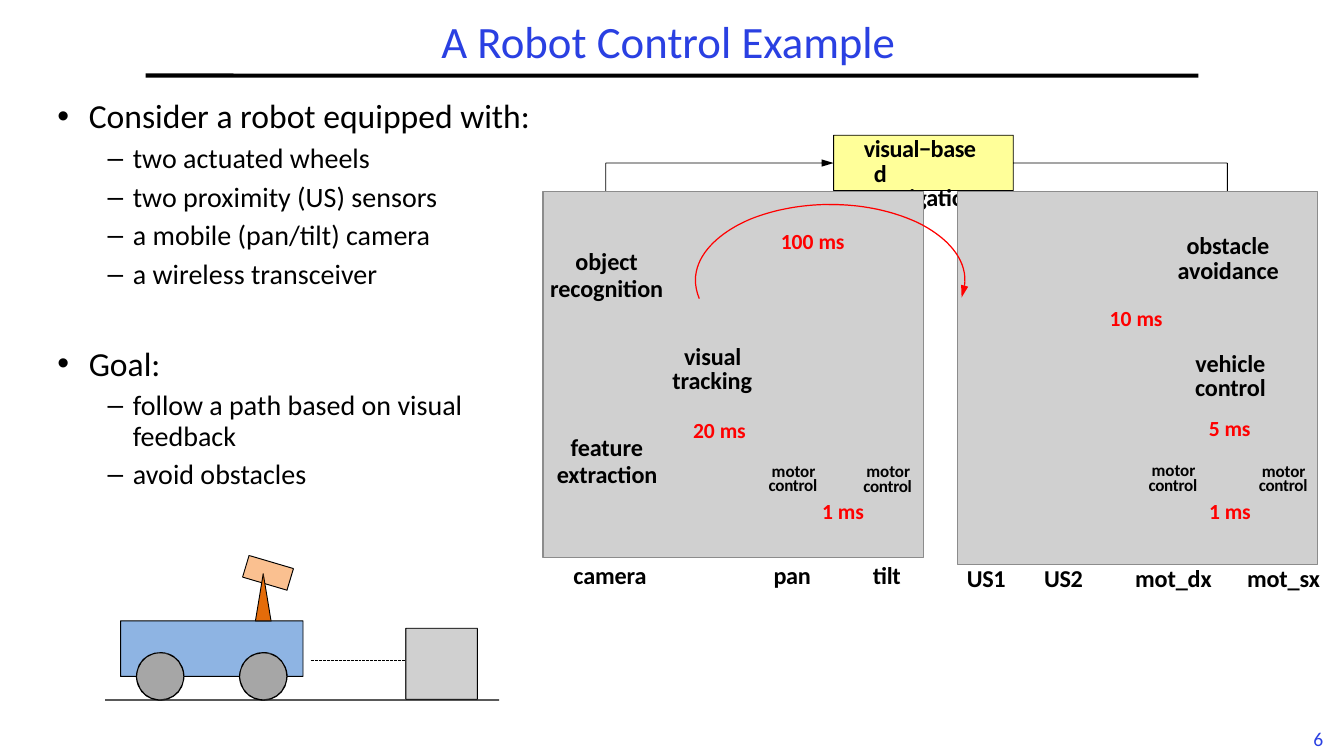
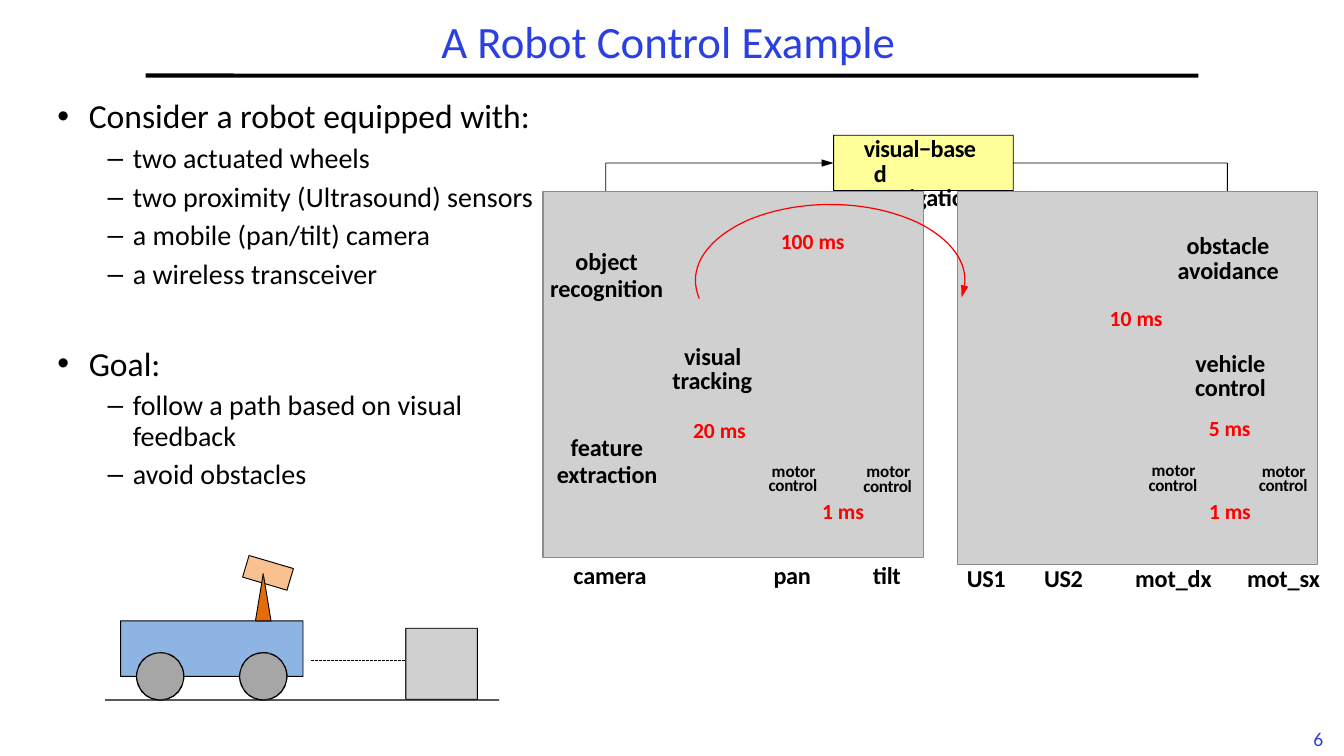
Before and after one commit to guhofstra/CSC256Fa25, a slide deck: slide 6 of PPTs/L6-RTScheduling I.pptx. Drawn at 1344x756 pixels with LibreOffice and Linux fonts; fonts in the diff are those of the drawing; grey boxes stand for pictures; background and template pictures are left out. Boxes give left, top, right and bottom in pixels: in the first picture for what was removed or moved away, otherwise in the second. Text is boxed around its words. In the diff, an @@ line names an element or a change of style, - is before the commit and + after.

```diff
--- a/PPTs/L6-RTScheduling I.pptx
+++ b/PPTs/L6-RTScheduling I.pptx
@@ text at [133,186,533,212]: text changed @@
-  – two proximity (US) sensors
+  – two proximity (Ultrasound) sensors
```
Also in this commit, not shown: 2 other slides changed, 6 other files.
